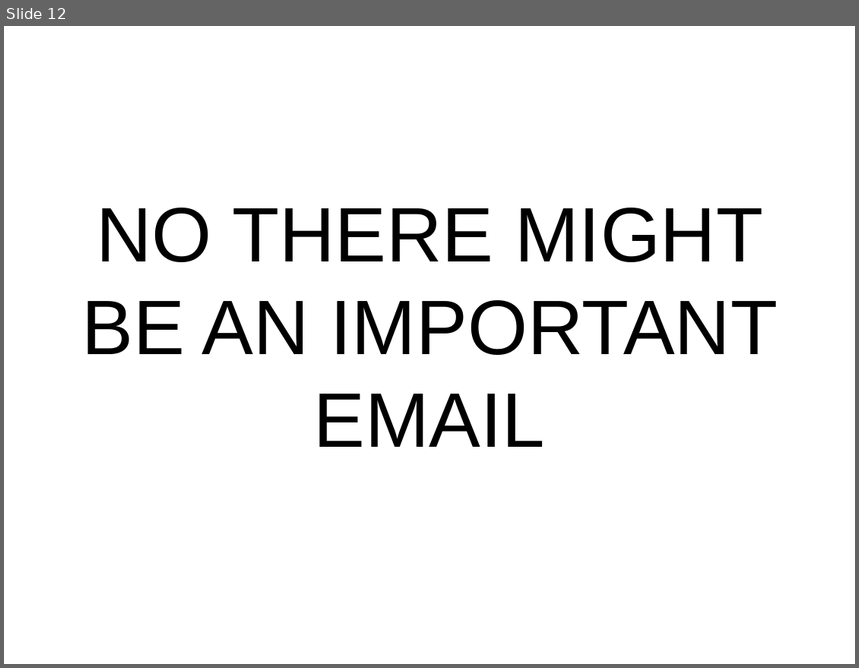
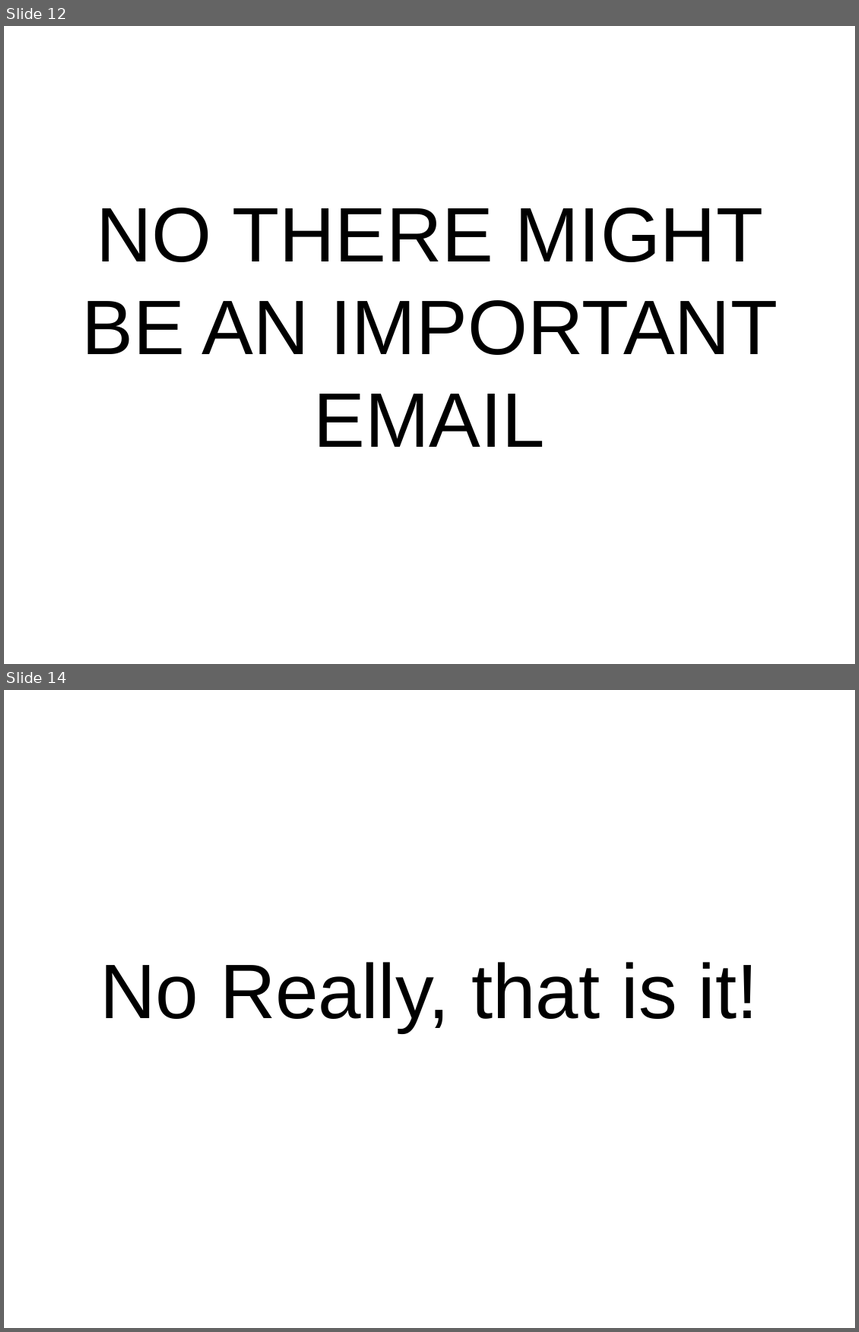
Before and after one commit to setitesuk/presentations, a slide deck: pomodoro_lightning_talk.odp. Shown one above the other, each under a label of ours: slide 12 before the commit, slides 12 and 14 after it; the slides between them are not shown. The pictures are 859x668 and 859x1332 pixels, drawn with LibreOffice and Linux fonts; fonts in the diff are those of the drawing. Boxes give left, top, right and bottom in pixels: in the first picture for what was removed or moved away, otherwise in the second. Text is boxed around its words. In the diff, an @@ line names an element or a change of style, - is before the commit and + after.

```diff
--- a/pomodoro_lightning_talk.odp
+++ b/pomodoro_lightning_talk.odp
@@ slide 14 added at [4,690,855,1328], background #FFFFFF @@
@@ subtitle added at [100,962,759,1033], 72 pt, text #000000 @@
+No Really, that is it!
```
Also in this commit, not shown: 1 slide changed, 12 other slides added.
